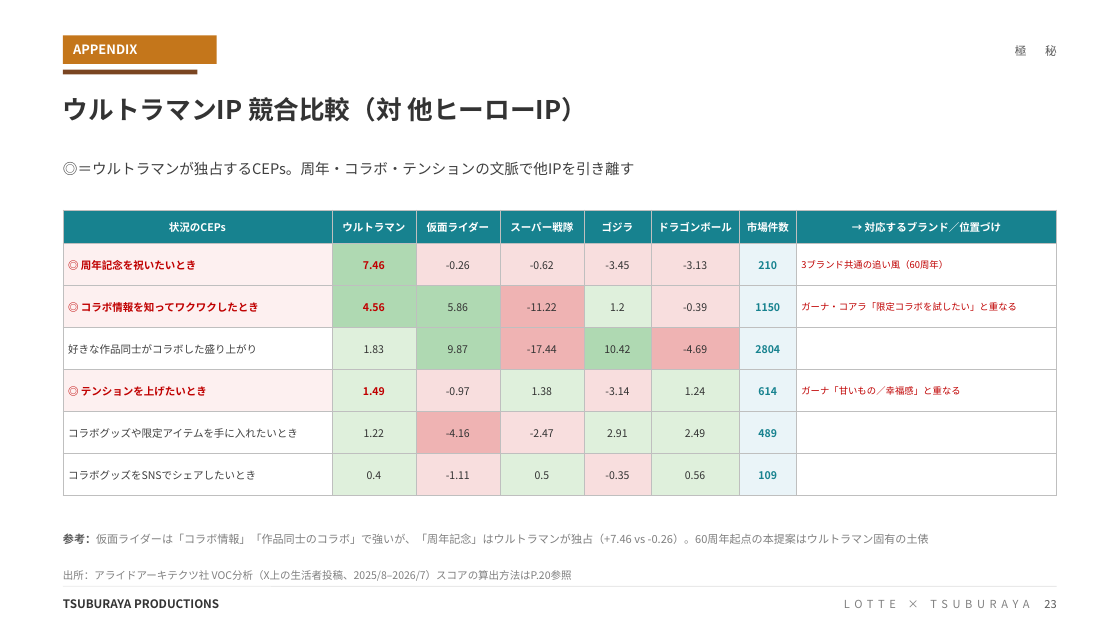
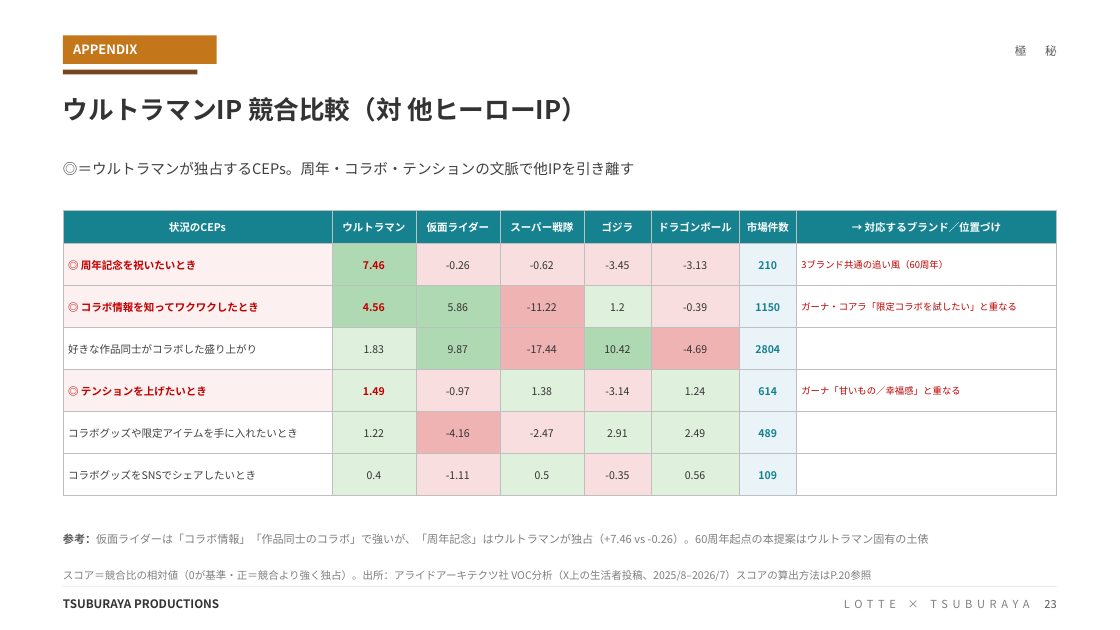
Before and after one commit to hayatoshintani-spe/kessho-lens, a slide deck: slide 23 of docs/proposals/final/提案書_LOTTE×TSUBURAYA_統合版_2026-08.pptx. Drawn at 1120x630 pixels with LibreOffice and Linux fonts; fonts in the diff are those of the drawing. Boxes give left, top, right and bottom in pixels: in the first picture for what was removed or moved away, otherwise in the second. Text is boxed around its words. In the diff, an @@ line names an element or a change of style, - is before the commit and + after.

```diff
--- a/docs/proposals/final/提案書_LOTTE×TSUBURAYA_統合版_2026-08.pptx
+++ b/docs/proposals/final/提案書_LOTTE×TSUBURAYA_統合版_2026-08.pptx
@@ text at [63,570,871,581]: text changed @@
-出所：アライドアーキテクツ社 VOC分析（X上の生活者投稿、2025/8–2026/7）スコアの算出方法はP.20参照
+スコア＝競合比の相対値（0が基準・正＝競合より強く独占）。出所：アライドアーキテクツ社 VOC分析（X上の生活者投稿、2025/8–2026/7）スコアの算出方法はP.20参照
```
Also in this commit, not shown: 8 other slides changed, 2 other files.
